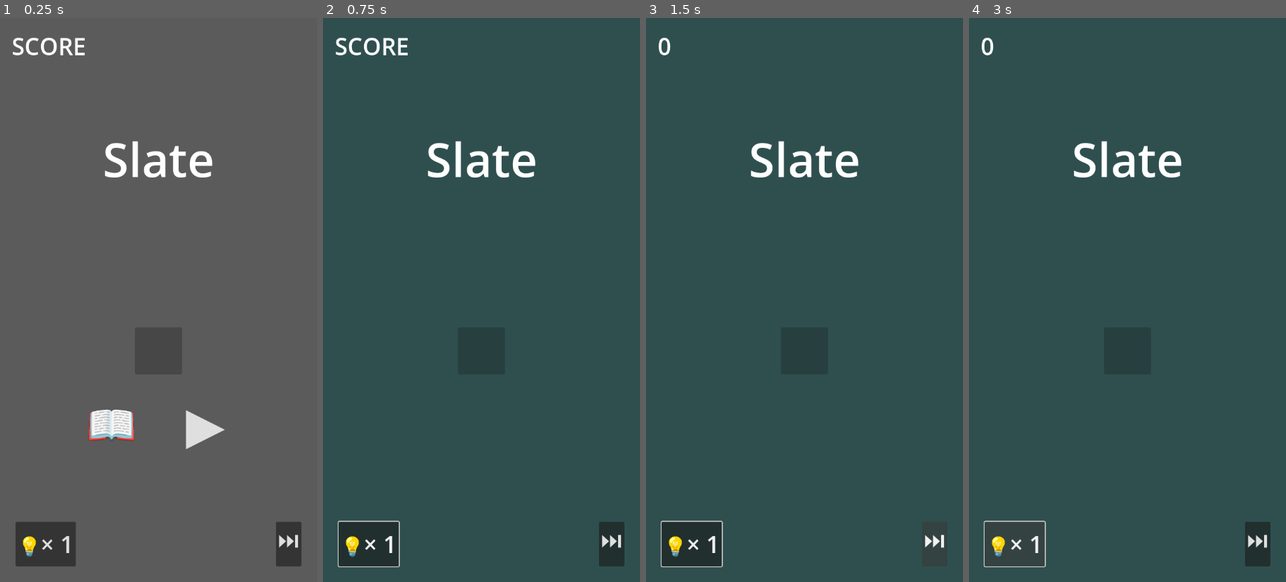
Above: before the commit, frames 1-4 (left to right).
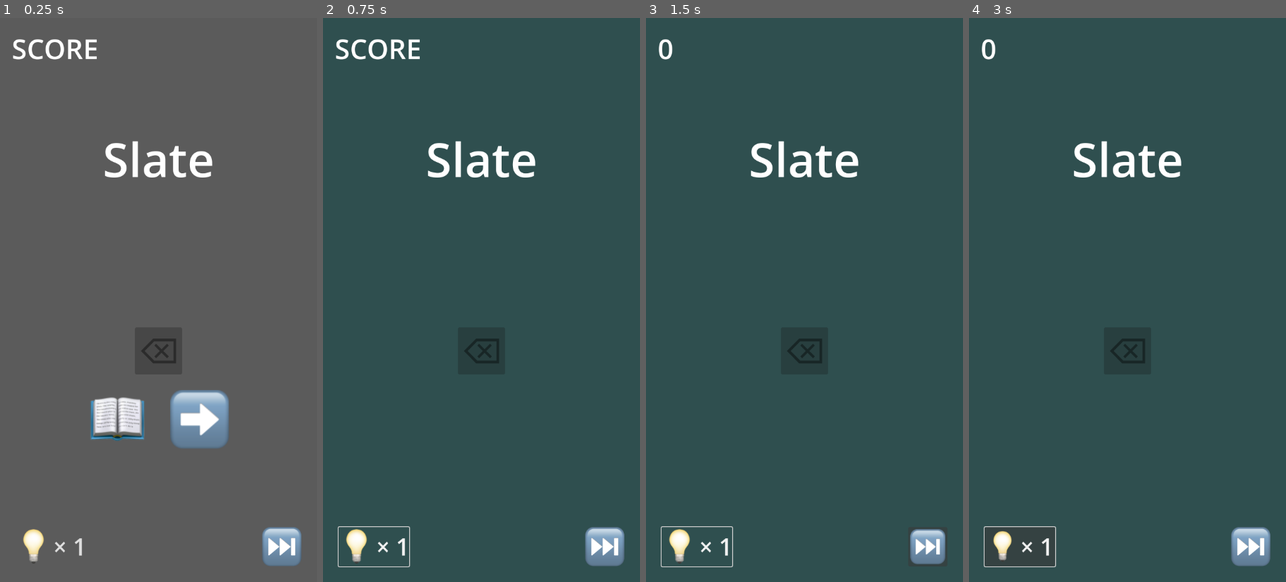
Above: after the commit, the same moments.

Repository: xtiandiaz/lexi
Game: Godot game, scene res://scenes/game.tscn
Same seed, same stepped clock (60 frames per second), same inputs: the game is played once before the commit and once after it. Before the commit the project has no main scene; this scene is started directly in both runs.
Inputs (mouse positions are in pixels of both pictures, inside the frame that each line leads up to; where the layout moved, square brackets give the same spot in the first picture):
- Up to frame 1 (0.25 s): no input
- Up to frame 2 (0.75 s): click (522, 418) [529, 424] at 0.5 s
- Up to frame 3 (1.5 s): click (928, 548) [934, 542] at 1.25 s
- Up to frame 4 (3 s): click (1251, 548) [1257, 542] at 2 s; click "💡× 1" (after the commit: "× 1") at 2.75 s

The runs differ from the first frame. In frame 1, 6.0% of the frame differs, in the area x 4-96%, y 3-98%; in frame 2, 3.3%; in frame 3, 2.5%; in frame 4, 1.7%.
Error in both runs: Attempt to call function 'get_as_text' in base 'null instance' on a null instance. (res://scripts/game.gd:37)

Commit message:
add Web build of Godot version

Diff:
--- a/godot/project.godot
+++ b/godot/project.godot
@@ -11,6 +11,7 @@
 [application]
 
 config/name="Lexicon"
+run/main_scene="res://scenes/game.tscn"
 config/features=PackedStringArray("4.3", "GL Compatibility")
 config/icon="res://icon.svg"
 
@@ -23,3 +24,4 @@
 
 renderer/rendering_method="gl_compatibility"
 renderer/rendering_method.mobile="gl_compatibility"
+textures/vram_compression/import_etc2_astc=true
--- a/godot/scenes/game.tscn
+++ b/godot/scenes/game.tscn
@@ -1,8 +1,13 @@
-[gd_scene load_steps=7 format=3 uid="uid://c0bwr3euhbf77"]
+[gd_scene load_steps=14 format=3 uid="uid://c0bwr3euhbf77"]
 
 [ext_resource type="Script" path="res://scripts/game.gd" id="1_hqr4l"]
 [ext_resource type="Script" path="res://scripts/game_pad.gd" id="2_f58ci"]
 [ext_resource type="Script" path="res://scripts/slate.gd" id="2_hsurl"]
+[ext_resource type="Texture2D" uid="uid://cts1ylwj80e2" path="res://icons/dictionary.png" id="4_02mvi"]
+[ext_resource type="Texture2D" uid="uid://b6fhjiqcbpowk" path="res://icons/lightbulb.png" id="4_5i0fh"]
+[ext_resource type="Texture2D" uid="uid://dl7n3rjds6dp3" path="res://icons/erase.png" id="4_flc4k"]
+[ext_resource type="Texture2D" uid="uid://lgssoy3i610u" path="res://icons/continue.png" id="5_lmmp5"]
+[ext_resource type="Texture2D" uid="uid://br2eha0hjrdgc" path="res://icons/skip.png" id="7_ugchg"]
 
 [sub_resource type="StyleBoxFlat" id="StyleBoxFlat_gniph"]
 bg_color = Color(1, 1, 1, 0.501961)
@@ -11,6 +16,12 @@
 bg_color = Color(0.6, 0.6, 0.6, 0)
 
 [sub_resource type="StyleBoxTexture" id="StyleBoxTexture_se1jn"]
+
+[sub_resource type="StyleBoxFlat" id="StyleBoxFlat_rlo6q"]
+bg_color = Color(0.6, 0.6, 0.6, 0)
+
+[sub_resource type="StyleBoxFlat" id="StyleBoxFlat_gtdr5"]
+bg_color = Color(0.6, 0.6, 0.6, 0)
 
 [node name="Game" type="CanvasLayer" node_paths=PackedStringArray("background", "continuation_container", "score_label", "slate", "game_pad", "clue_button", "extras_container")]
 script = ExtResource("1_hqr4l")
@@ -37,7 +48,7 @@
 offset_top = 24.0
 offset_right = 1.0
 offset_bottom = 67.0
-theme_override_font_sizes/font_size = 48
+theme_override_font_sizes/font_size = 56
 text = "SCORE"
 
 [node name="Slate" type="VBoxContainer" parent="." node_paths=PackedStringArray("word_label", "synonyms_label")]
@@ -107,7 +118,8 @@
 theme_override_colors/font_color = Color(0, 0, 0, 1)
 theme_override_font_sizes/font_size = 64
 theme_override_styles/normal = SubResource("StyleBoxFlat_gniph")
-text = "⌫"
+icon = ExtResource("4_flc4k")
+icon_alignment = 1
 
 [node name="Continuation Container" type="HBoxContainer" parent="Controls"]
 layout_mode = 2
@@ -115,20 +127,26 @@
 alignment = 1
 
 [node name="Define Button" type="Button" parent="Controls/Continuation Container"]
-custom_minimum_size = Vector2(144, 144)
+custom_minimum_size = Vector2(120, 120)
 layout_mode = 2
+size_flags_horizontal = 0
+size_flags_vertical = 0
 theme_override_font_sizes/font_size = 104
 theme_override_styles/normal = SubResource("StyleBoxFlat_rcarr")
-text = "📖"
+icon = ExtResource("4_02mvi")
 icon_alignment = 1
+expand_icon = true
 
 [node name="Continue Button" type="Button" parent="Controls/Continuation Container"]
-custom_minimum_size = Vector2(144, 144)
+custom_minimum_size = Vector2(120, 120)
 layout_mode = 2
+size_flags_horizontal = 0
+size_flags_vertical = 0
 theme_override_font_sizes/font_size = 104
 theme_override_styles/normal = SubResource("StyleBoxTexture_se1jn")
-text = "▶️"
+icon = ExtResource("5_lmmp5")
 icon_alignment = 1
+expand_icon = true
 
 [node name="Container" type="BoxContainer" parent="Controls"]
 layout_mode = 2
@@ -139,20 +157,32 @@
 layout_mode = 2
 
 [node name="Clue Button" type="Button" parent="Controls/Extras Container"]
+custom_minimum_size = Vector2(144, 80)
+layout_direction = 2
 layout_mode = 2
+size_flags_horizontal = 0
+size_flags_vertical = 0
 theme_override_font_sizes/font_size = 48
-text = "💡× 1"
-icon_alignment = 1
+theme_override_styles/normal = SubResource("StyleBoxFlat_rlo6q")
+text = "× 1"
+icon = ExtResource("4_5i0fh")
+alignment = 2
+expand_icon = true
 
 [node name="Container" type="BoxContainer" parent="Controls/Extras Container"]
 layout_mode = 2
 size_flags_horizontal = 3
 
 [node name="Skip Button" type="Button" parent="Controls/Extras Container"]
+custom_minimum_size = Vector2(80, 80)
 layout_mode = 2
+size_flags_horizontal = 0
+size_flags_vertical = 0
 theme_override_font_sizes/font_size = 48
-text = "⏭"
+theme_override_styles/normal = SubResource("StyleBoxFlat_gtdr5")
+icon = ExtResource("7_ugchg")
 icon_alignment = 1
+expand_icon = true
 
 [connection signal="delete" from="Controls/Game Pad" to="." method="_on_game_pad_delete"]
 [connection signal="input" from="Controls/Game Pad" to="." method="_on_game_pad_input"]
--- a/godot/scripts/game.gd
+++ b/godot/scripts/game.gd
@@ -21,7 +21,7 @@
 var _clue_count_available: int:
 	set(value):
 		_clue_count_available = value
-		clue_button.text = "💡 × {0}".format([value])
+		clue_button.text = "× {0}".format([value])
 		clue_button.disabled = value <= 0
 var _clue_count_used_in_current_word: int
 var _score: int:
Not shown, changed: godot/export_presets.cfg
Binary file added: godot/icons/continue.png
Not shown, added: godot/icons/continue.png.import
Binary file added: godot/icons/dictionary.png
Not shown, added: godot/icons/dictionary.png.import
Binary file added: godot/icons/erase.png
Not shown, added: godot/icons/erase.png.import
Binary file added: godot/icons/lightbulb.png
Not shown, added: godot/icons/lightbulb.png.import
Binary file added: godot/icons/skip.png
Not shown, added: godot/icons/skip.png.import
Not shown, added: godot/builds/web/index.apple-touch-icon.png
(and 7 more such lines)
